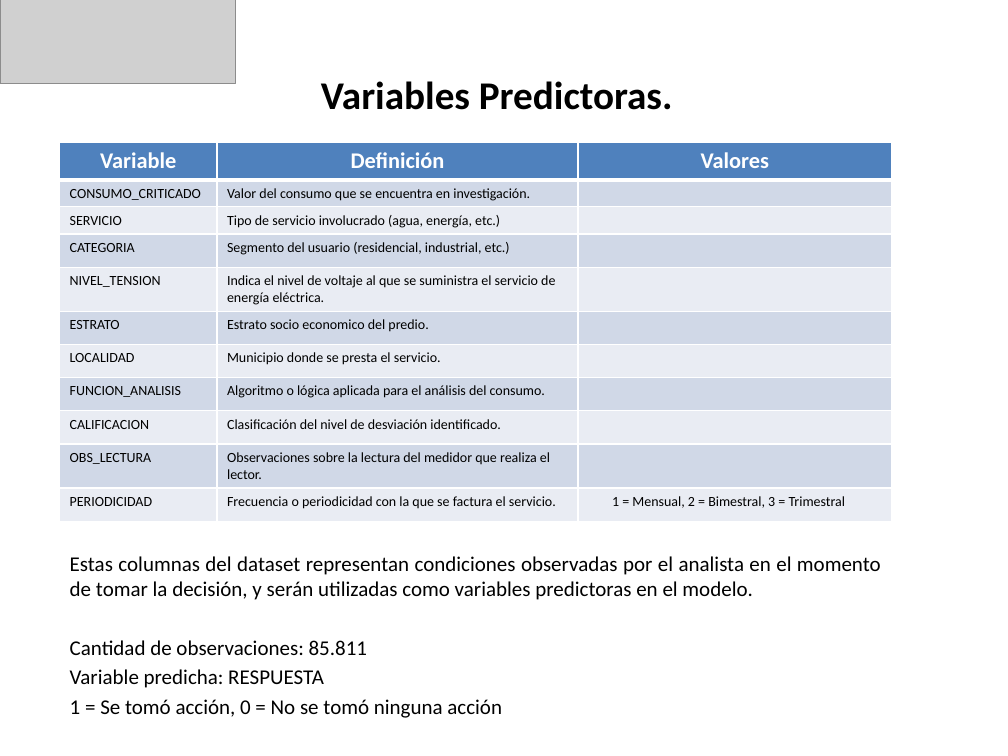
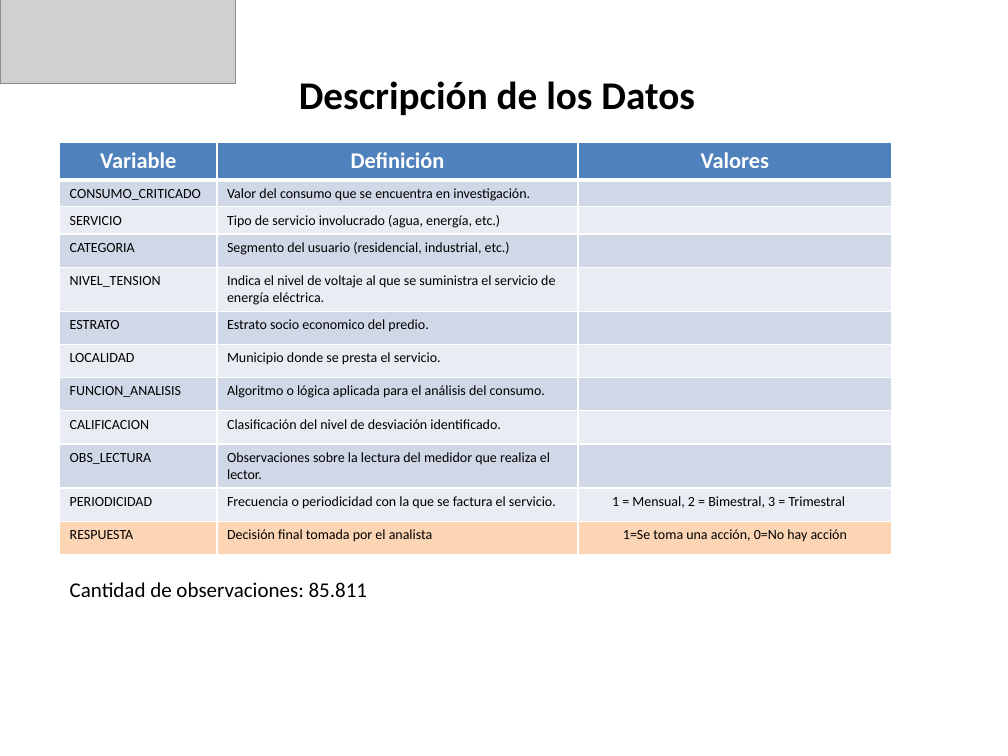
Before and after one commit to andreess891/Proyecto1_UdeM, a slide deck: slide 5 of Modelo_Clasificacion_Desviaciones_V1.pptx (slide 6 before the commit). Drawn at 1008x756 pixels with LibreOffice and Linux fonts; fonts in the diff are those of the drawing; grey boxes stand for pictures. Boxes give left, top, right and bottom in pixels: in the first picture for what was removed or moved away, otherwise in the second. Text is boxed around its words. In the diff, an @@ line names an element or a change of style, - is before the commit and + after.

```diff
--- a/Modelo_Clasificacion_Desviaciones_V1.pptx
+++ b/Modelo_Clasificacion_Desviaciones_V1.pptx
@@ title at bbox=[299, 81, 695, 115]: text changed @@
-Variables Predictoras.
+Descripción de los Datos
@@ table at bbox=[59, 142, 891, 552] @@
+row 12: RESPUESTA | Decisión final tomada por el analista | 1=Se toma una acción, 0=No hay acción
@@ subtitle at bbox=[70, 556, 881, 600]: paragraph removed @@
-Estas columnas del dataset representan condiciones observadas por el analista en el momento de tomar la decisión, y serán utilizadas como variables predictoras en el modelo.
@@ subtitle "Cantidad de observaciones: 85.811": place and size @@
-subtitle "Cantidad de observaciones: 85.811" at bbox=[70, 556, 881, 718]
+subtitle "Cantidad de observaciones: 85.811" at bbox=[70, 582, 367, 597]
@@ subtitle at bbox=[70, 669, 502, 718]: paragraphs removed @@
-Variable predicha: RESPUESTA
-1 = Se tomó acción, 0 = No se tomó ninguna acción
```
Also in this commit, not shown: 3 other slides changed, 1 slide removed.
